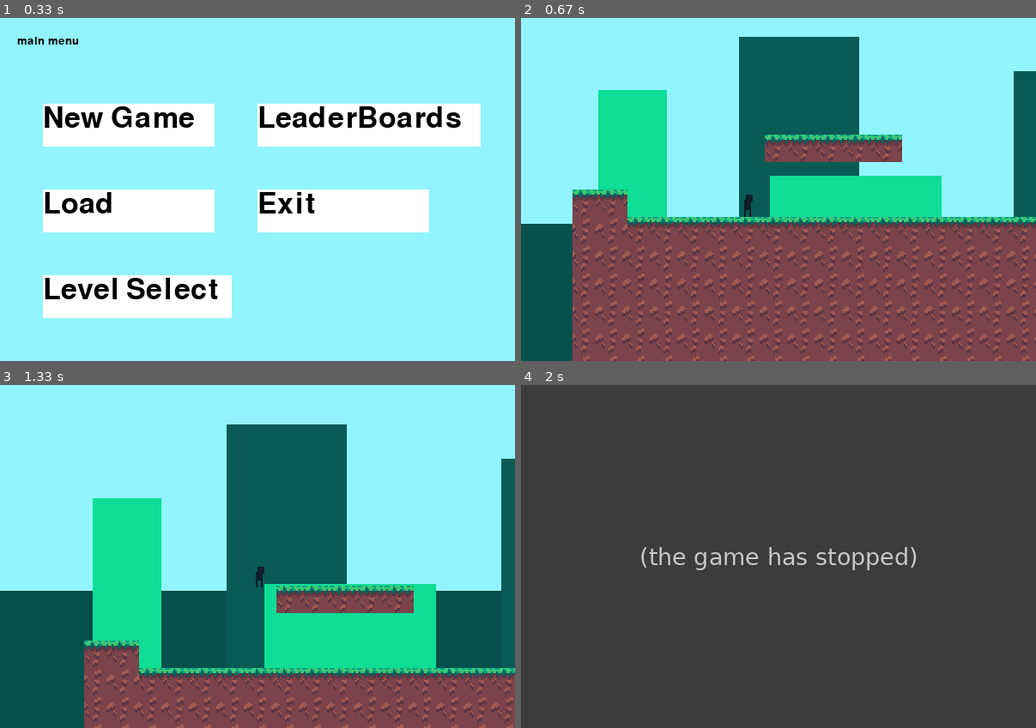
Above: before the commit, frames 1-4 (two rows, left to right).
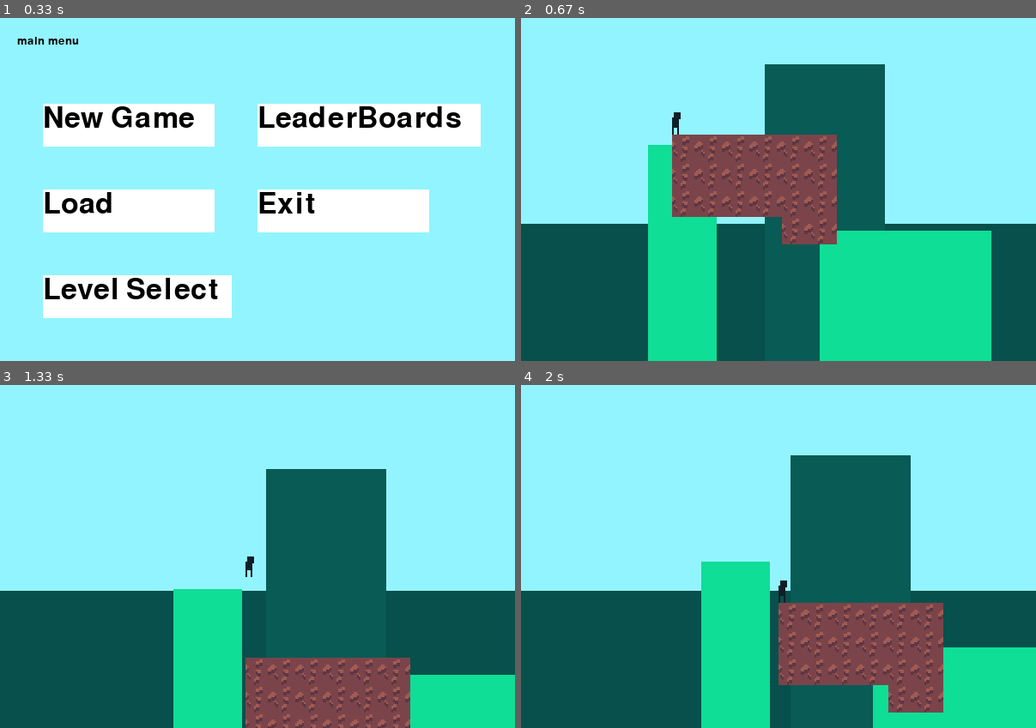
Above: after the commit, the same moments.

Repository: Thornierlemur/JumpMan
Game: pygame game, started from Game.py
Two runs of this game, one before a commit and one after it. Both use one fixed random seed, a clock stepped at 60 frames per second and the inputs below.
Inputs:
- Up to frame 1 (0.33 s): no input
- Up to frame 2 (0.67 s): click "New Game" at 0.38 s
- Up to frame 3 (1.33 s): tap Up at 0.67 s
- Up to frame 4 (2 s): hold S 1.5-1.97 s

Frame 1 is identical in both runs. In frame 2, 59% of the frame differs, in the area x 10-100%, y 5-100%; in frame 3, 39%; in frame 4, 100%, in the area x 0-100%, y 0-100%.
Error before the commit: NameError: name 'foo' is not defined (Game.py line 130); the game stopped at 1.5 s (later frames are placeholders)

Commit message:
Added save and load functionality

Diff:
--- /dev/null
+++ b/Accounts.txt
@@ -0,0 +1,2 @@
+isaac
+1234
--- a/Game.py
+++ b/Game.py
@@ -27,9 +27,6 @@
 black = (0,0,0)
 Baby_Blue = (146,244,255)
 white = (255,255,255)
-
-# click variable to detect when the user clicks a button
-click = False
 
 def draw_text(text, font, color, surface, x, y):
     textobj = font.render(text, 1, color)
@@ -48,6 +45,8 @@
     return game_map
 
 def main_menu():
+    # click variable to detect when the user clicks a button
+    click = False
     while True:
 
         screen.fill(Baby_Blue)
@@ -68,10 +67,11 @@
         # checking for collisions
         if button_1.collidepoint((mx, my)):
             if click:
-                level1()
+                level1([0,0])
         if button_2.collidepoint((mx, my)):
             if click:
-                LoadGame()
+                user = "Isaac"
+                LoadGame(user)
         if button_3.collidepoint((mx, my)):
             if click:
                 LevelSelect()
@@ -124,15 +124,48 @@
     pygame.quit()
     sys.exit()
 
+def LeaderBoards():
+    exit()
+
 # this function allows for me to save a game while playing
-def SaveGame():
-    with open("savegame", "wb") as f:
-        pickle.dump(foo, f)
+def SaveGame(user = "", location = [0,0], level=""):
+    # open a file named the username.
+    # If the file does not exist it will create it
+    # If the file already exists, it truncates the previous version
+    f = open(user+'.txt', "w+")
+
+    # Storing the values of the player position
+    x = str(location[0])
+    y = str(location[1])
+
+    f.write(x+','+y+','+level)
+
+    f.close()
+
 
 # This function allows for me to load a game
-def LoadGame():
-    with open("savegame", "rb") as f:
-        foo = pickle.load(f)
+def LoadGame(user = ""):
+    f = open(user+'.txt', "r")
+
+    # If the users save file exists
+    if f.mode == 'r':
+        contents = f.read()
+
+        text = contents.split(',')
+
+        # getting the location of the player
+        location = []
+        location.append(int(text[0]))
+        location.append(int(text[1]))
+
+        # Getting the level the player saved in
+        level = int(text[2])
+
+        if level == 1:
+            level1(location)
+
+
+
 
 def collision_test(rect, tiles):
     hit_list = []
@@ -190,7 +223,7 @@
         frame = 0
     return action_var,frame
 
-def level1():
+def level1(locations = [0,0]):
     screen.fill(black)
 
     # like an image! (resolution)
@@ -205,7 +238,7 @@
     player_flip = False
 
     # Loading the map
-    game_map = load_map('map')
+    game_map = load_map('map2')
 
     grass_image = pygame.image.load('images/grass.png')
     TILE_SIZE = grass_image.get_width()
@@ -231,10 +264,16 @@
     moving_left = False
     player_y_momentum = 0
     air_timer = 0
-    true_scroll = [0,0]
-
-    # Collision!
-    player_rect = pygame.Rect(100,100,5,13)
+
+    true_scroll = [] # NOTE: This was changed from -> [0,0]
+    true_scroll.append(locations[0])
+    true_scroll.append(locations[1])
+
+    # Collision!, [left(x), top(y), width, height]
+    player_rect = pygame.Rect(100, 100, 5, 13)
+
+    player_rect.x = locations[0]
+    player_rect.y = locations[1]
 
     running = True
     while running:
@@ -278,7 +317,7 @@
             y += 1
 
         #Player movement
-        player_movement = [0, 0]
+        player_movement = [0,0] # NOTE: This was changed from -> [0,0]
         if moving_right:
             player_movement[0] += 2
         if moving_left:
@@ -320,6 +359,7 @@
             player_frame = 0
         player_img_id = animation_database[player_action][player_frame]
         player_img = animation_frames[player_img_id]
+
         # render the player image onto the screen
         # (50,50) -> x, y (these values are inverted)
         display.blit(pygame.transform.flip(player_img,player_flip,False),(player_rect.x-scroll[0],player_rect.y-scroll[1]))
@@ -331,6 +371,11 @@
             if event.type == KEYDOWN:
                 if event.key == K_w:
                     pygame.mixer.music.fadeout(1000)
+                if event.key == K_s:
+                    player_location = []
+                    player_location.append(int(player_rect.x))
+                    player_location.append(int(player_rect.y))
+                    SaveGame("Isaac", player_location, "1")
                 if event.key == K_e:
                     pygame.mixer.music.play(-1)
                 if event.key == K_RIGHT:
@@ -343,8 +388,6 @@
                     if air_timer < 6:
                         jump_sound.play()
                         player_y_momentum = -5
-                if event.key == K_s:
-                    SaveGame()
             if event.type == KEYUP:
                 if event.key == K_RIGHT:
                     moving_right = False
@@ -361,6 +404,3 @@
     pygame.mixer.music.fadeout(500)
 
 main_menu()
-
-
-##class Game:
--- /dev/null
+++ b/Isaac.txt
@@ -0,0 +1 @@
+1214,131,1
